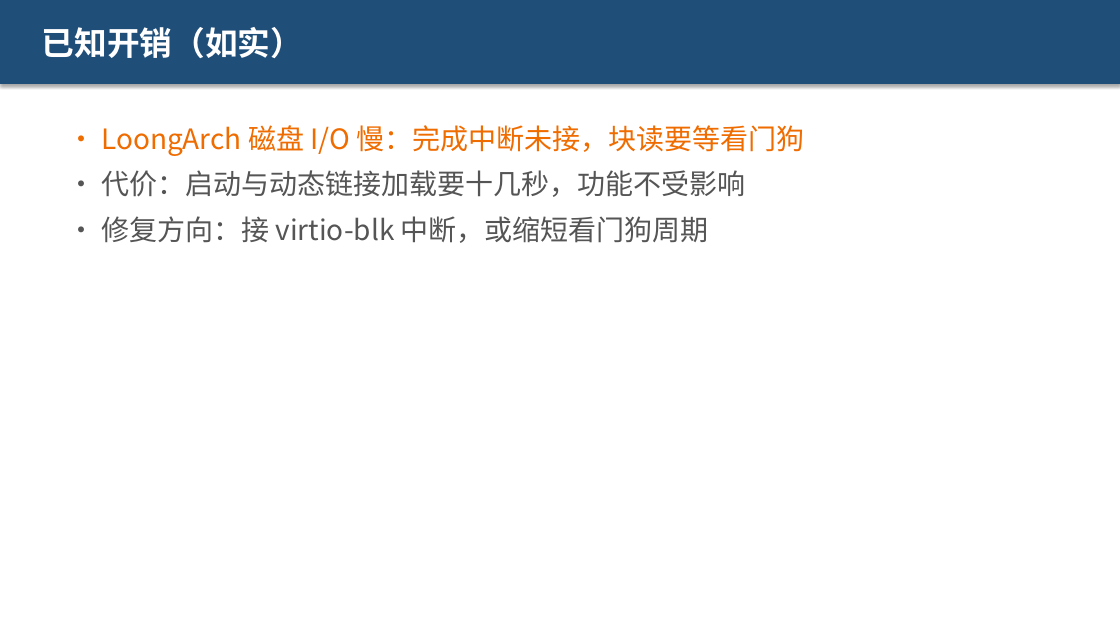
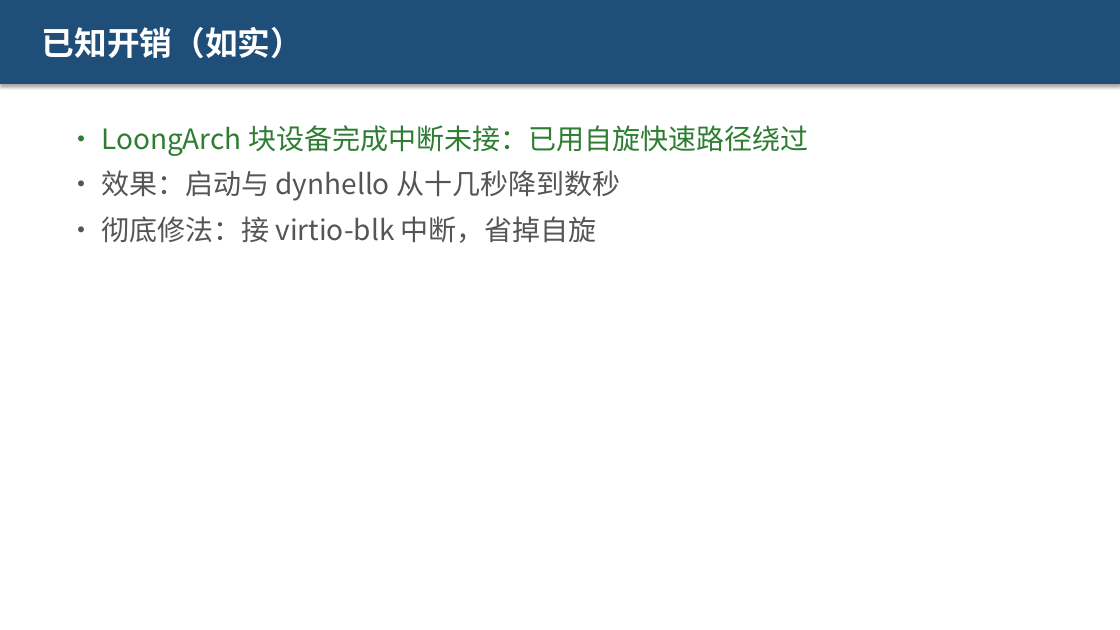
Before and after one commit to sandwich-xz/xv6-proj6, a slide deck: slide 13 of docs/proj6/答辩演示.pptx. Drawn at 1120x630 pixels with LibreOffice and Linux fonts; fonts in the diff are those of the drawing. Boxes give left, top, right and bottom in pixels: in the first picture for what was removed or moved away, otherwise in the second. Text is boxed around its words. In the diff, an @@ line names an element or a change of style, - is before the commit and + after.

Commit message:
perf: virtio_disk_rw 增加自旋快速路径，LoongArch 启动与 dynhello 由十几秒降到数秒

```diff
--- a/docs/proj6/答辩演示.pptx
+++ b/docs/proj6/答辩演示.pptx
@@ text at <box>101,125,808,243</box>: text changed @@
-• LoongArch 磁盘 I/O 慢：完成中断未接，块读要等看门狗
-• 代价：启动与动态链接加载要十几秒，功能不受影响
-• 修复方向：接 virtio-blk 中断，或缩短看门狗周期
+• LoongArch 块设备完成中断未接：已用自旋快速路径绕过
+• 效果：启动与 dynhello 从十几秒降到数秒
+• 彻底修法：接 virtio-blk 中断，省掉自旋
```
Also in this commit, not shown: 3 other files.
